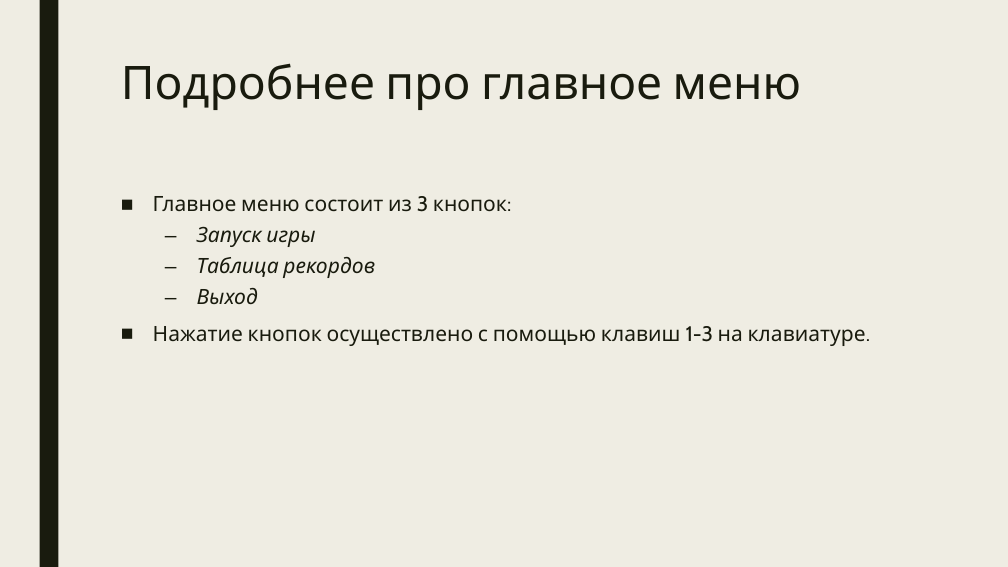
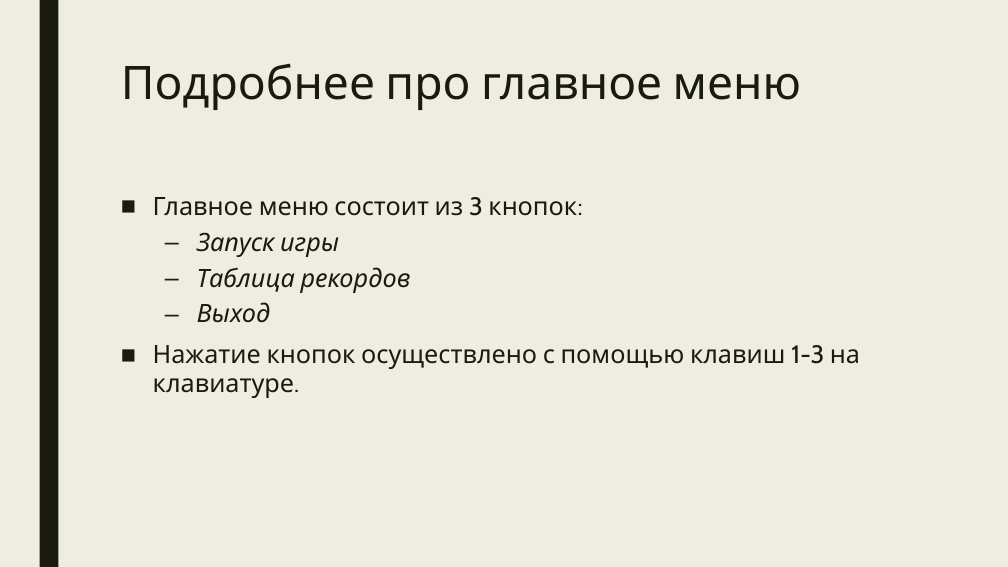
Before and after one commit to emerikko/Tetris, a slide deck: slide 4 of Tetris.pptx. Drawn at 1008x567 pixels with LibreOffice and Linux fonts; fonts in the diff are those of the drawing. Boxes give left, top, right and bottom in pixels: in the first picture for what was removed or moved away, otherwise in the second. Text is boxed around its words. In the diff, an @@ line names an element or a change of style, - is before the commit and + after.

```diff
--- a/Tetris.pptx
+++ b/Tetris.pptx
@@ text "Главное меню состоит из 3 ..." at <box>153,197,860,398</box>: size 20 to 24 pt @@
```
Also in this commit, not shown: 6 other slides changed, 1 slide added.
